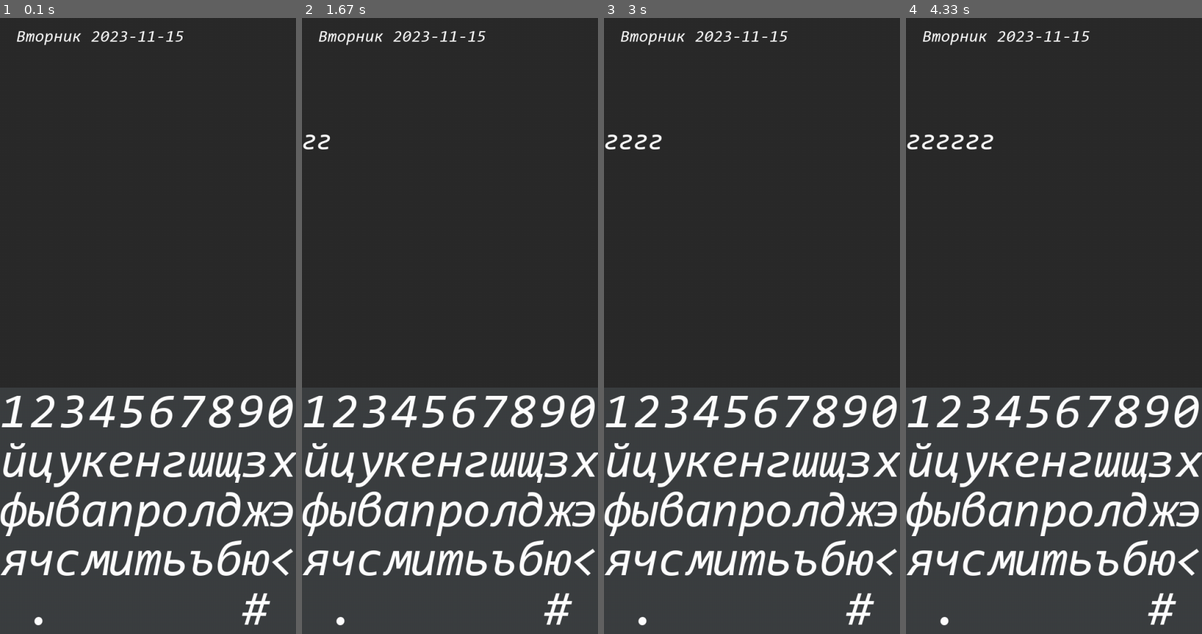
Above: before the commit, frames 1-4 (left to right).
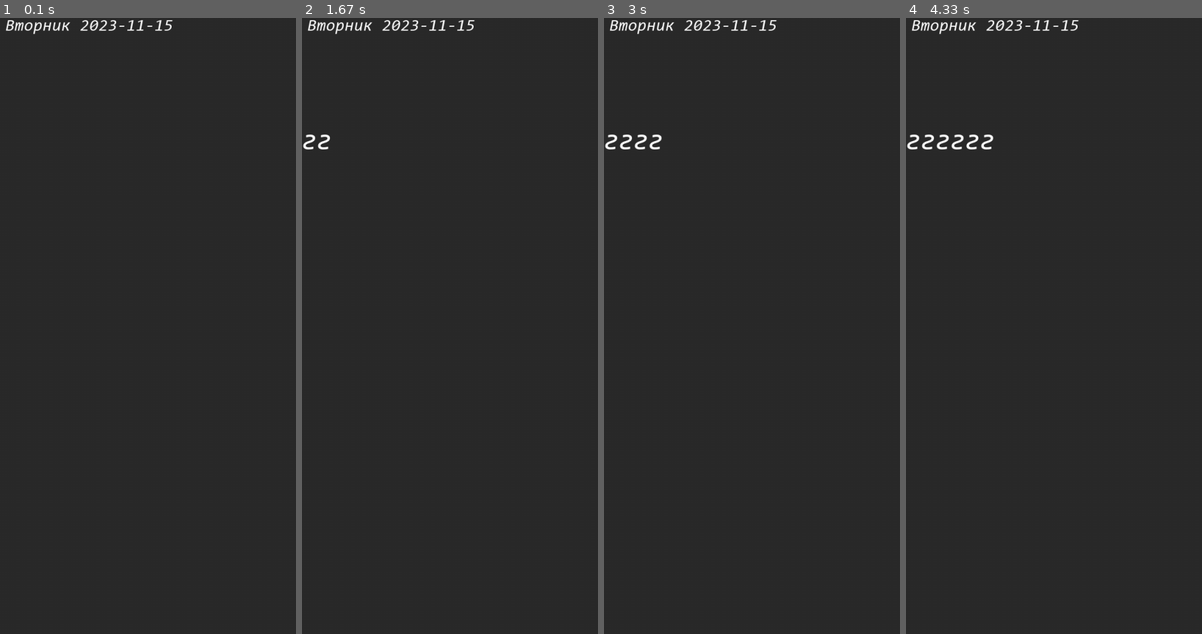
Above: after the commit, the same moments.

Repository: MR-Geri/diary
Game: pygame game, started from main.py
Same seed, same stepped clock (60 frames per second), same inputs: the game is played once before the commit and once after it.
Inputs (mouse positions are in pixels of both pictures, inside the frame that each line leads up to):
- Up to frame 1 (0.1 s): no input
- Up to frame 2 (1.67 s): press the mouse at (476, 480) at 0.87 s; move the mouse to (414, 295) at 0.97 s; release the mouse at (352, 110) at 1.1 s; press the mouse at (476, 480) at 1.2 s; move the mouse to (452, 412) at 1.3 s; release the mouse at (429, 350) at 1.43 s
- Up to frame 3 (3 s): press the mouse at (778, 480) at 1.7 s; move the mouse to (805, 289) at 1.8 s; release the mouse at (828, 91) at 1.93 s; move the mouse to (778, 480) at 2.3 s; press the mouse at (778, 480) at 2.33 s; move the mouse to (737, 307) at 2.43 s; release the mouse at (692, 141) at 2.57 s
- Up to frame 4 (4.33 s): press the mouse at (1080, 480) at 3.13 s; move the mouse to (1122, 473) at 3.23 s; release the mouse at (1160, 467) at 3.37 s; press the mouse at (1080, 480) at 4.07 s; move the mouse to (1021, 424) at 4.17 s; release the mouse at (962, 362) at 4.3 s

The runs differ from the first frame. In frame 1, 9.7% of the frame differs, in the area x 0-100%, y 0-99%; in frame 2, 9.7%; in frame 3, 9.7%; in frame 4, 9.7%.

Commit message:
Вывод дз

Diff:
--- a/main.py
+++ b/main.py
@@ -1,3 +1,6 @@
+import math
+import random
+
 import pygame
 import json
 import datetime
@@ -6,7 +9,7 @@
 def text_print(message, x, y, font_color=(255, 255, 255), font_size=30, font_type='data/shrift.otf'):
     font_type = pygame.font.Font(font_type, font_size)
     text = font_type.render(message, True, font_color)
-    display.blit(text, (x, y))
+    display.blit(text, (int(x), int(y)))
 
 
 class Diary:
@@ -47,17 +50,22 @@
         self.text_keyboard = ''
         self.keys = ['1234567890', 'йцукенгшщзх', 'фывапролджэ', 'ячсмитьъбю<', ' .       # ']
         self.card_flag = True
-        self.keys_text_size = int((width + height) / 3320 * 180)
-        self.keys_y0 = height * (6 / 10)
-        self.keys_height = (height - self.keys_y0) / 5
+        self.keyboards_flag = False
+        self.keyboard_text_size = int((width + height) / 3320 * 180)
+        self.keyboard_y0 = int(height * (6 / 10))
+        self.keyboard_height = int((height - self.keyboard_y0) / 5)
+        self.cards_y0 = int((4 / 100) * (height - self.keyboard_height * 5))
+        self.cards_height = int(height - self.cards_y0)
+        self.cards_text_size = int((width + height) / 3320 * 60)
+        self.card_height = int(self.cards_height / 8)
 
-    def keyboards_action(self, pos, click):
+    def keyboard_action(self, pos, click):
         for y in self.keys:
             for x in range(len(y)):
                 keys_width = width / len(y)
-                pos_y = self.keys_y0 + self.keys_height * self.keys.index(y)
+                pos_y = self.keyboard_y0 + self.keyboard_height * self.keys.index(y)
                 if keys_width * x < pos[0] < keys_width * x + keys_width\
-                        and pos_y < pos[1] < pos_y + self.keys_height and click == 1 and self.last_click == 0:
+                        and pos_y < pos[1] < pos_y + self.keyboard_height and click == 1 and self.last_click == 0:
                     if y[x] == '<':
                         self.text_keyboard = self.text_keyboard[:-1]
                     elif y[x] == '#':
@@ -72,43 +80,51 @@
     def action(self):
         pos = pygame.mouse.get_pos()
         click = pygame.mouse.get_pressed()[0]
-        main.keyboards_action(pos, click)
+        main.keyboard_action(pos, click)
         if self.card_flag:
             main.card_action(pos, click)
         self.last_click = 0 if click == 0 else 1
 
     def keyboards_draw(self):
-        pygame.draw.rect(display, (60, 63, 65), (0, self.keys_y0, width, height - self.keys_y0))
+        pygame.draw.rect(display, (60, 63, 65), (0, self.keyboard_y0, width, height - self.keyboard_y0))
         for y in self.keys:
             for x in range(len(y)):
                 keys_width = width / len(y)
                 text_print(y[x],
                            x=keys_width * x,
-                           y=self.keys_y0 + self.keys_height * self.keys.index(y) + self.keys_height / 15,
-                           font_size=self.keys_text_size)
+                           y=self.keyboard_y0 + self.keyboard_height * self.keys.index(y) + self.keyboard_height / 15,
+                           font_size=self.keyboard_text_size)
 
     def card_draw(self):
         lessons = self.file[self.day]['lessons']
         date = datetime.date.today()
         date += datetime.timedelta(days=self.day)
-        text_print(message=f'{self.file[self.day]["day"]} {date}', x=30, y=20, font_color=(255, 255, 255))
+        text_print(message=f'{self.file[self.day]["day"]} {date}',
+                   x=(2 / 100) * width,
+                   y=0,
+                   font_size=self.cards_text_size)
         for i in range(len(lessons)):
-            x = 20
-            y_size = ((height - self.keys_height - 40 - 15) // 8)
-            y = 60 + y_size * i
-            pygame.draw.rect(display, (60, 63, 65), (
-                x,
-                y,
-                width - 40,
-                y_size - 10
-            ))
-            text_print(
-                message=f'{lessons[i].get("time_start")}-{lessons[i].get("time_finish")}',
-                x=x + 10, y=y + 10, font_size=30)
+            y = self.cards_y0 + self.card_height * i
+            pygame.draw.rect(display, (random.randint(0, 255), 43, 43), (0, y, width, self.card_height))
+            text = f'{lessons[i].get("time_start")}-{lessons[i].get("time_finish")}'
+            text_print(message=text,
+                       x=(12 / 1000) * width,
+                       y=y * 1 + self.card_height * (12 / 100),
+                       font_size=self.cards_text_size)
+            task = lessons[i].get("task")
+            num = 2
+            while len(task) > 0:
+                text_print(message=task[:int((width + height) / 3320 * 62)],
+                           x=(12 / 1000) * width,
+                           y=y * num + self.card_height * (12 / 100),
+                           font_size=self.cards_text_size)
+                task = task[int((width + height) / 3320 * 62):]
+                num += 1
 
     def draw_all(self):
         pygame.draw.rect(display, (43, 43, 43), (0, 0, width, height))
-        main.keyboards_draw()
+        if self.keyboards_flag:
+            main.keyboards_draw()
         if self.card_flag:
             main.card_draw()
         text_print(message=self.text_keyboard, x=0, y=200, font_size=50)
